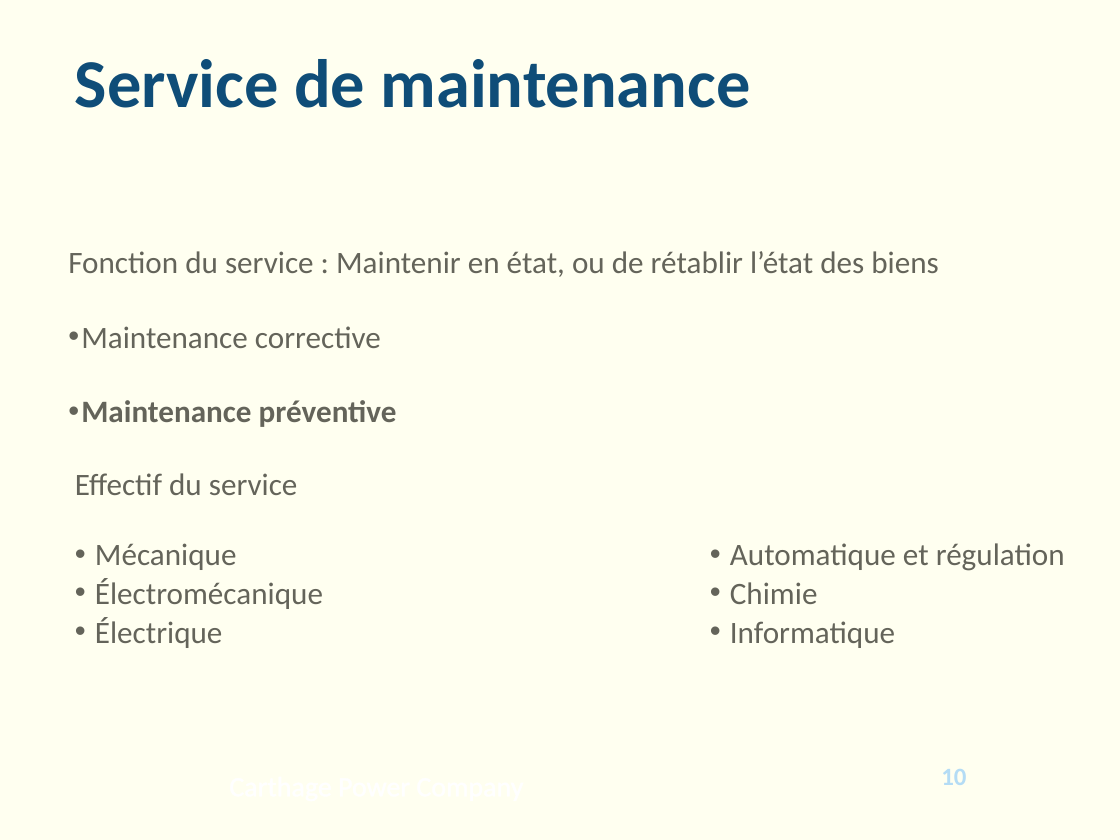
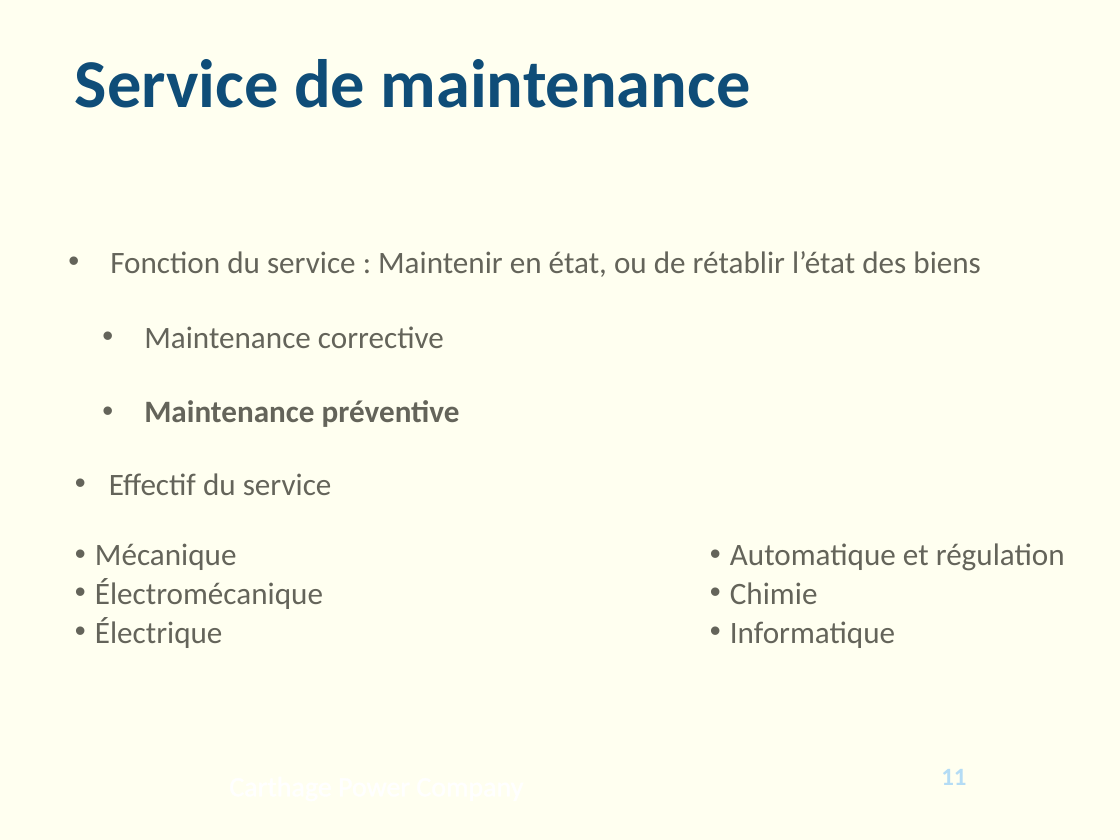
Before and after one commit to Raiton/Soutenance, a slide deck: slide 11 of blue_moving_lights.pptx (slide 10 before the commit). Drawn at 1120x840 pixels with LibreOffice and Linux fonts; fonts in the diff are those of the drawing; background and template pictures are left out. Boxes give left, top, right and bottom in pixels: in the first picture for what was removed or moved away, otherwise in the second. Text is boxed around its words. In the diff, an @@ line names an element or a change of style, - is before the commit and + after.

```diff
--- a/blue_moving_lights.pptx
+++ b/blue_moving_lights.pptx
@@ text "Fonction du service : Maintenir ..." at (110, 251, 981, 427): bullet none to •; list level 1 to 2 in "Maintenance corrective"; list level 1 to 2 in "Maintenance préventive" @@
@@ text "Effectif du service" at (109, 473, 332, 495): bullet none to • @@
@@ page number at (941, 769, 966, 785): text changed @@
-10
+11
```
Also in this commit, not shown: 11 other slides changed, 3 slides added.
